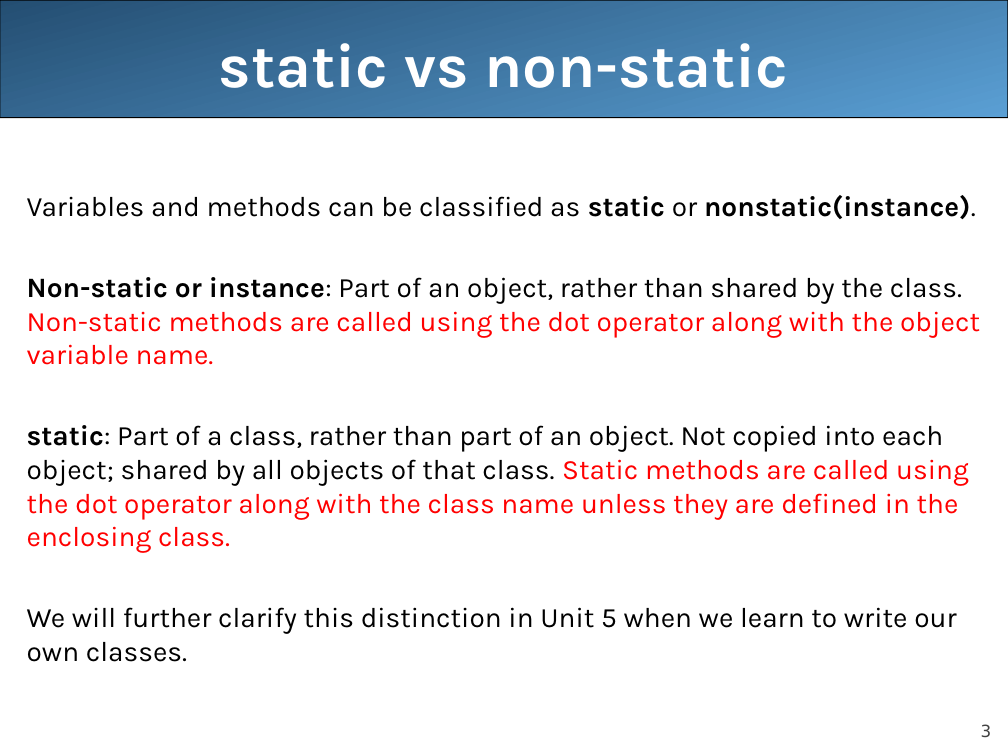
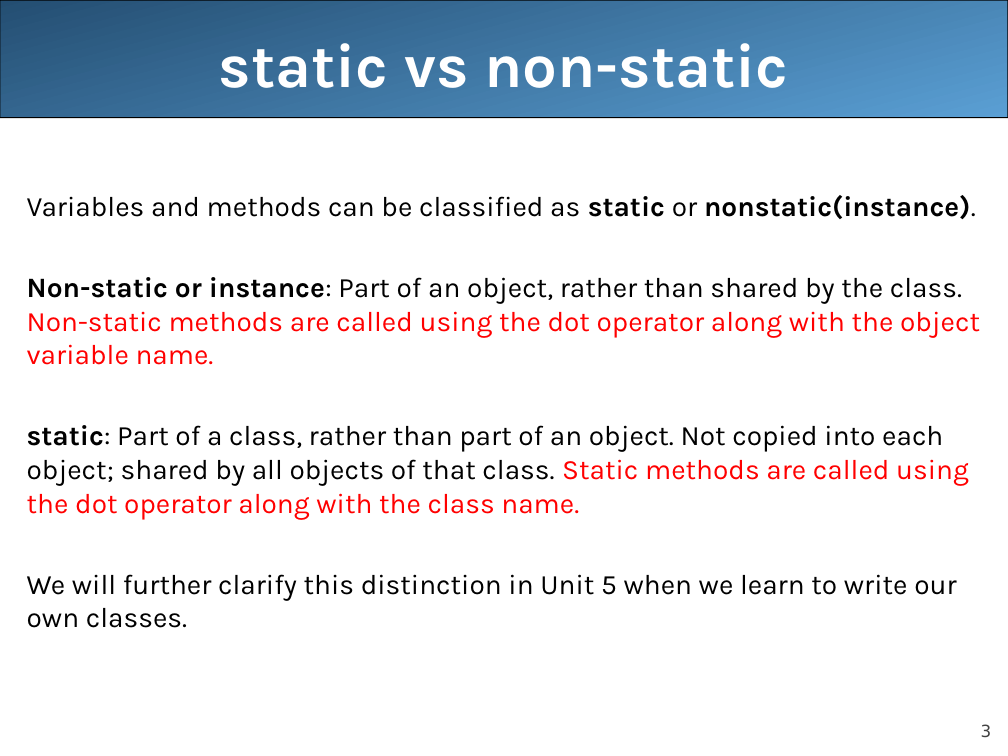
Before and after one commit to pinglee0/unit2, a slide deck: slide 3 of lecture5.ppt. Drawn at 1008x756 pixels with LibreOffice and Linux fonts; fonts in the diff are those of the drawing. Boxes give left, top, right and bottom in pixels: in the first picture for what was removed or moved away, otherwise in the second. Text is boxed around its words. In the diff, an @@ line names an element or a change of style, - is before the commit and + after.

```diff
--- a/lecture5.ppt
+++ b/lecture5.ppt
@@ text at [27, 425, 969, 520]: text changed; text colour #FF0000 to #000000 @@
-static: Part of a class, rather than part of an object. Not copied into each object; shared by all objects of that class. Static methods are called using the dot operator along with the class name unless they are defined in the enclosing class.
+static: Part of a class, rather than part of an object. Not copied into each object; shared by all objects of that class. Static methods are called using the dot operator along with the class name.
```
Also in this commit, not shown: 4 other slides changed, 2 slides removed.
